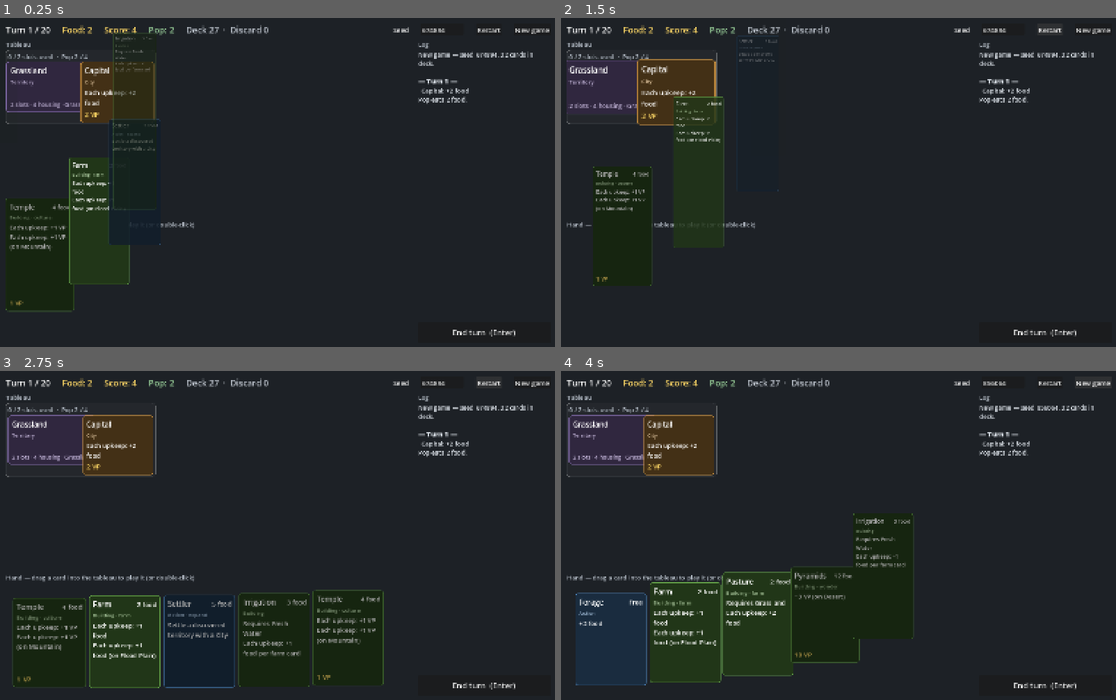
Above: before the commit, frames 1-4 (two rows, left to right).
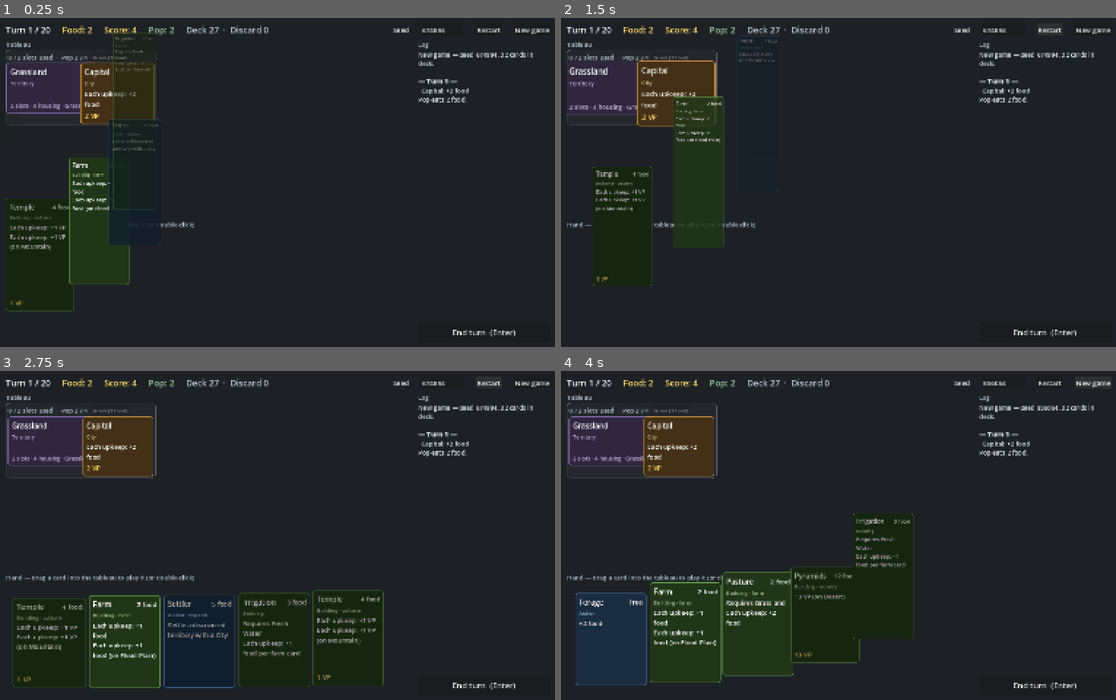
Above: after the commit, the same moments.

Repository: r888888888/4x-card-game
Game: Godot game, scene res://ui/main.tscn
Same seed, same stepped clock (60 frames per second), same inputs: the game is played once before the commit and once after it.
Inputs:
- Up to frame 1 (0.25 s): no input
- Up to frame 2 (1.5 s): click "Restart" at 0.5 s; click "Restart" at 1.25 s
- Up to frame 3 (2.75 s): click "Restart" at 2 s
- Up to frame 4 (4 s): click "New game" at 2.75 s; click "New game" at 3.5 s

The runs differ from the first frame. In frame 1, 0.7% of the frame differs, in the area x 1-28%, y 10-33%; in frame 2, 1.0%; in frame 3, 1.1%, in the area x 1-29%, y 10-33%; in frame 4, 1.1%.

Commit message:
010: Grow button on each settled territory
Co-Authored-By: Claude Opus 5.5 <noreply@anthropic.com>

Diff:
--- a/ui/main.gd
+++ b/ui/main.gd
@@ -40,11 +40,13 @@
 var _outcome_point := Vector2.ZERO  # where the played card was when it was played
 
 
-## The framed box for one territory in the tableau: a slot count, then a row of card slots.
+## The framed box for one territory in the tableau: a slot count and Grow button, then a row of card slots.
 class TerritoryGroup:
+	var uid := -1  # the territory's uid (-1: cards on no territory)
 	var frame: PanelContainer
 	var style: StyleBoxFlat
 	var label: Label
+	var grow_button: Button
 	var row: HBoxContainer
 
 	func set_lit(on: bool) -> void:
@@ -379,7 +381,14 @@
 		_tableau.move_child(group.frame, i)
 		for j in members[key].size():
 			_place(members[key][j], false, group.row, j, 0.0)
+		group.uid = key
 		group.label.visible = key != -1
+		group.grow_button.visible = key != -1 and e.population_on()
+		if group.grow_button.visible:
+			var error := e.grow_error(key)
+			group.grow_button.text = "Grow (%d food)" % e.grow_cost(key)
+			group.grow_button.disabled = error != ""
+			group.grow_button.tooltip_text = error
 		if key != -1:
 			var slots: int = e.zone("tableau").find(key).def.slots
 			var text := "%d / %d slots used" % [slots - e.free_slots(key), slots]
@@ -408,8 +417,14 @@
 	var box := VBoxContainer.new()
 	box.mouse_filter = Control.MOUSE_FILTER_IGNORE
 	group.frame.add_child(box)
+	var header := HBoxContainer.new()
+	header.add_theme_constant_override("separation", 12)
+	box.add_child(header)
 	group.label = _heading("")
-	box.add_child(group.label)
+	header.add_child(group.label)
+	group.grow_button = _button("", func(): Game.engine.grow(group.uid))
+	group.grow_button.add_theme_font_size_override("font_size", 16)
+	header.add_child(group.grow_button)
 	group.row = HBoxContainer.new()
 	group.row.mouse_filter = Control.MOUSE_FILTER_IGNORE
 	group.row.add_theme_constant_override("separation", 10)
